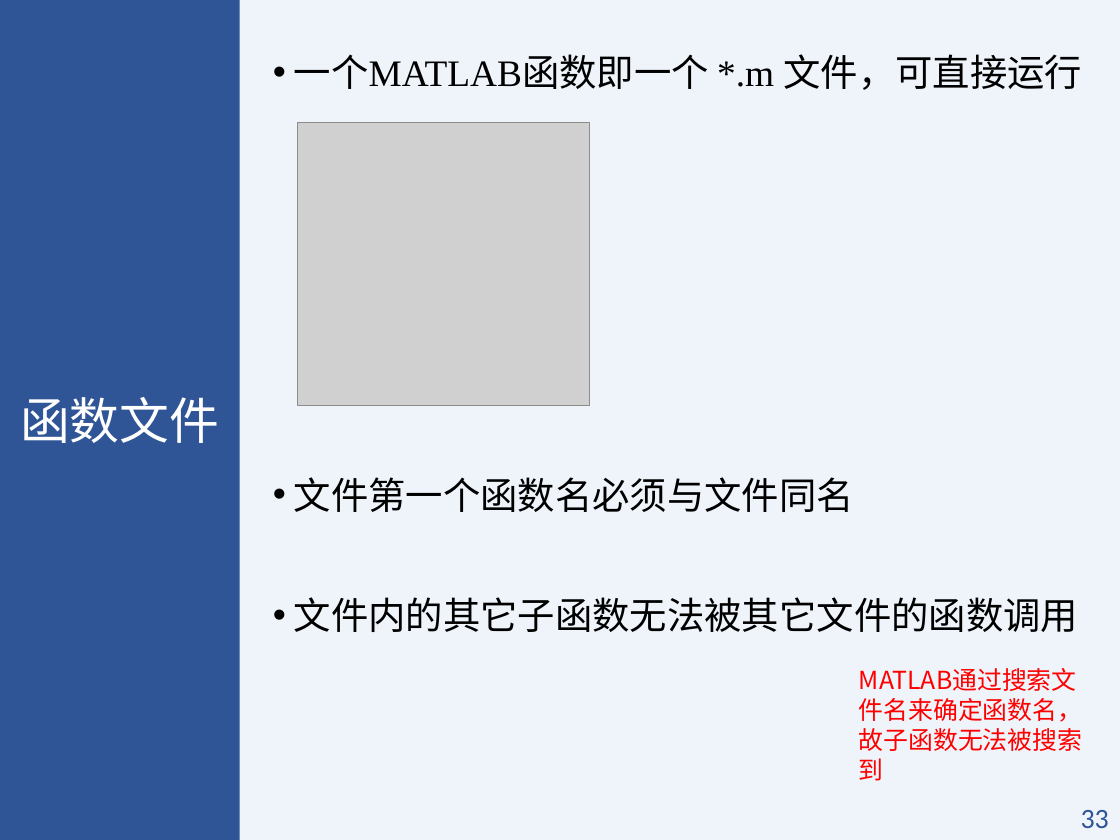
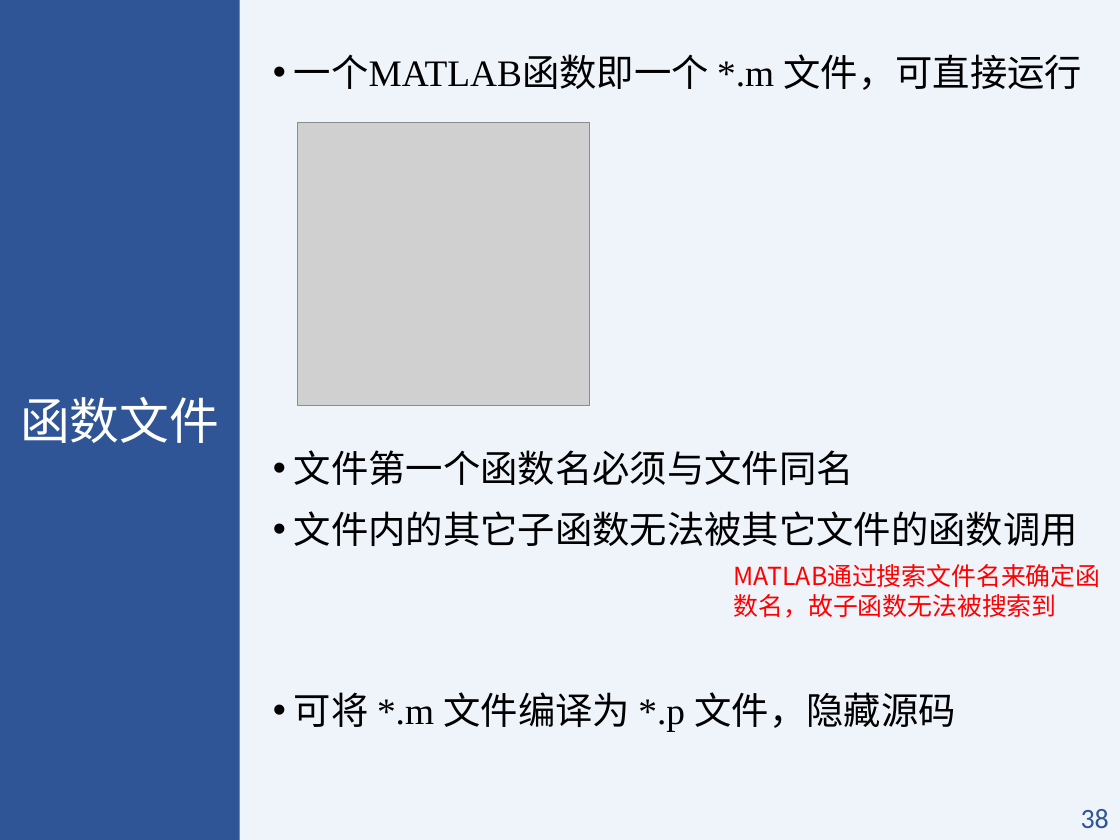
Before and after one commit to BIMK/MATLAB, a slide deck: slide 38 of slides/第1讲.pptx (slide 33 before the commit). Drawn at 1120x840 pixels with LibreOffice and Linux fonts; fonts in the diff are those of the drawing; grey boxes stand for pictures. Boxes give left, top, right and bottom in pixels: in the first picture for what was removed or moved away, otherwise in the second. Text is boxed around its words. In the diff, an @@ line names an element or a change of style, - is before the commit and + after.

```diff
--- a/slides/第1讲.pptx
+++ b/slides/第1讲.pptx
@@ text "MATLAB通过搜索文件名来确定函数名，故子函数无法被搜索到" rewrapped from <box>859,728,1082,781</box> to <box>734,594,1057,618</box> @@
@@ text at <box>294,692,955,731</box>: paragraph added @@
+• 可将 *.m 文件编译为 *.p 文件，隐藏源码
@@ page number at <box>1081,809,1109,828</box>: text changed @@
-33
+38
```
Also in this commit, not shown: 19 other slides changed, 5 slides added, 7 other files.
